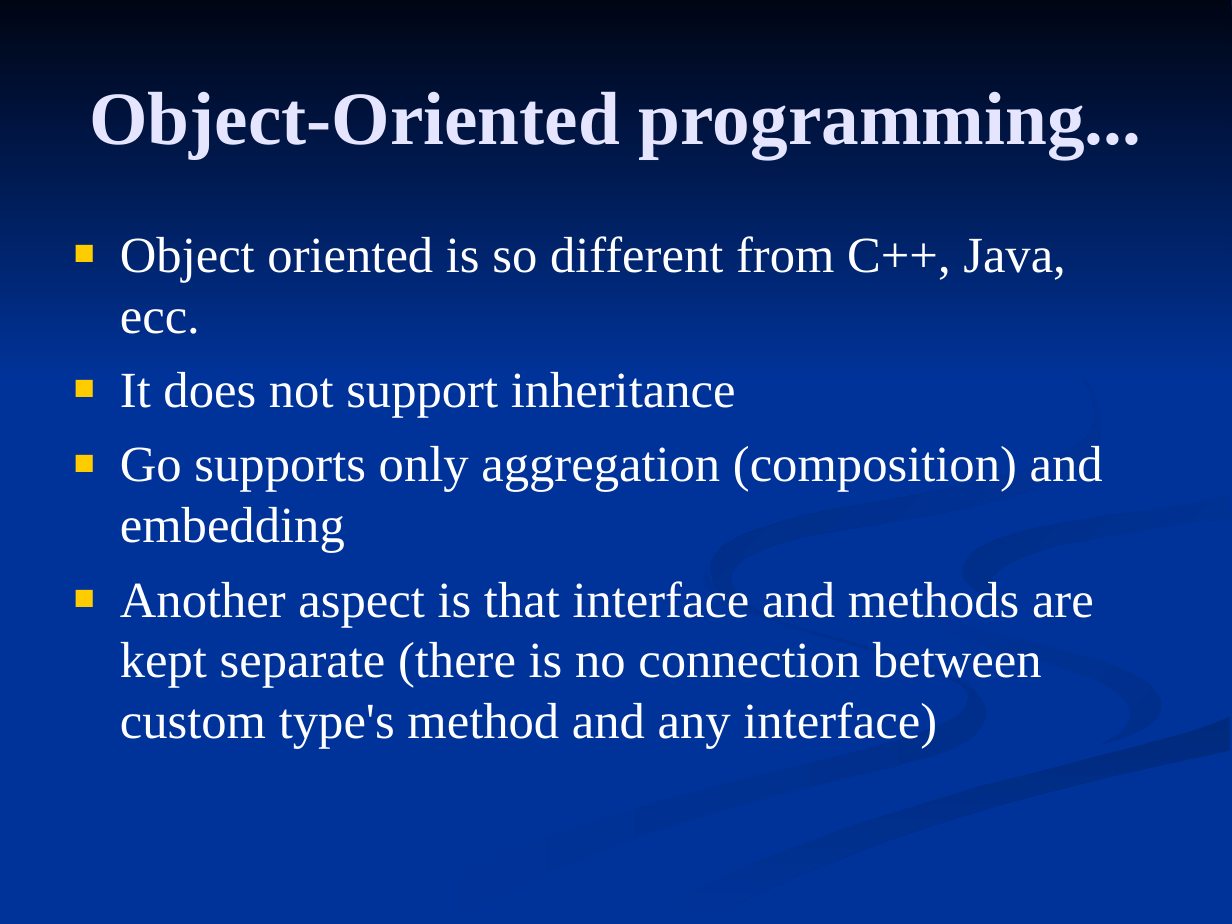
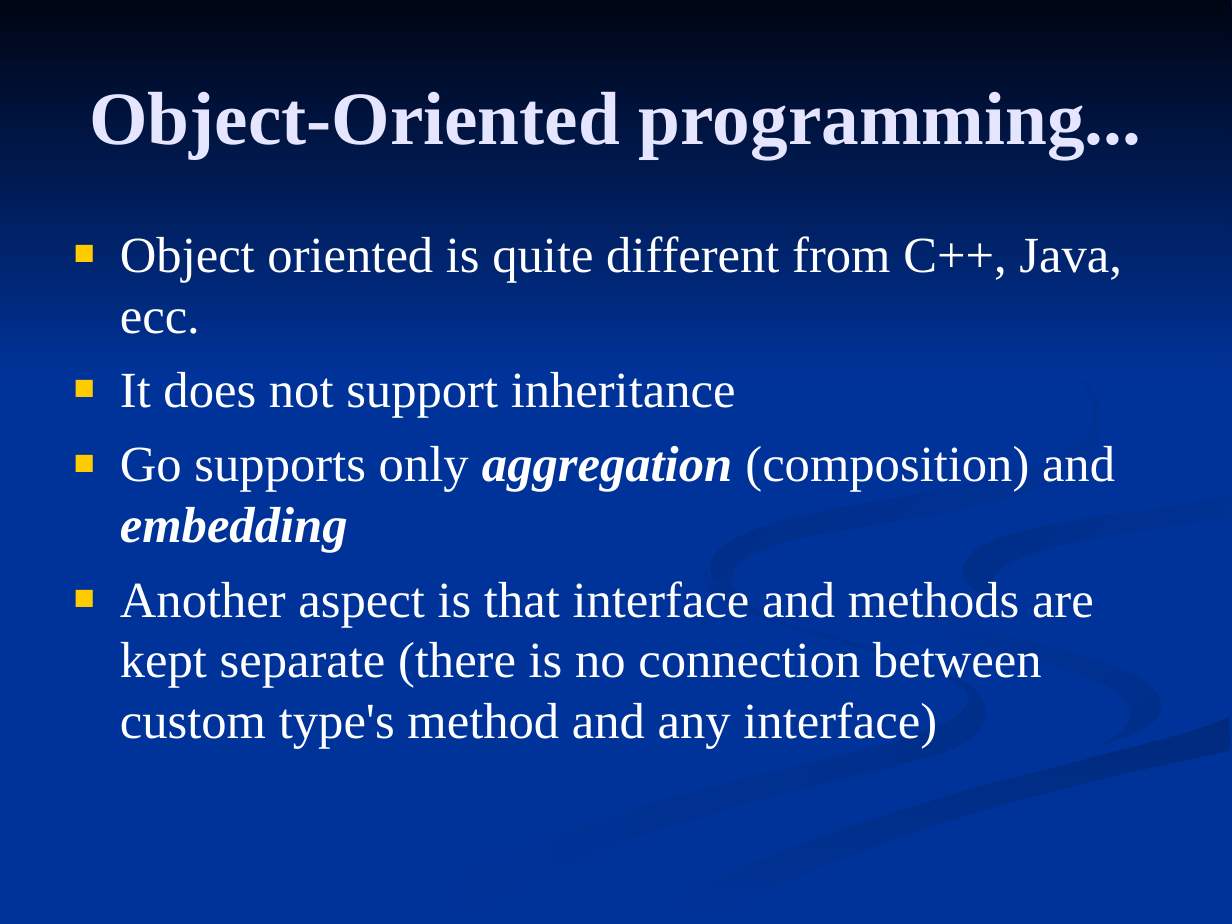
Before and after one commit to FrancoMelandri/GoLang, a slide deck: slide 29 of golang.ppt. Drawn at 1232x924 pixels with LibreOffice and Linux fonts; fonts in the diff are those of the drawing. Boxes give left, top, right and bottom in pixels: in the first picture for what was removed or moved away, otherwise in the second. Text is boxed around its words. In the diff, an @@ line names an element or a change of style, - is before the commit and + after.

```diff
--- a/golang.ppt
+++ b/golang.ppt
@@ text at [120,236,1122,334]: text changed @@
-■ Object oriented is so different from C++, Java, ecc.
+■ Object oriented is quite different from C++, Java, ecc.
@@ text at [120,446,1115,553]: bold on, italic on in "aggregation embedding" @@
```
Also in this commit, not shown: 16 other slides changed, 5 slides added, 1 slide removed.
